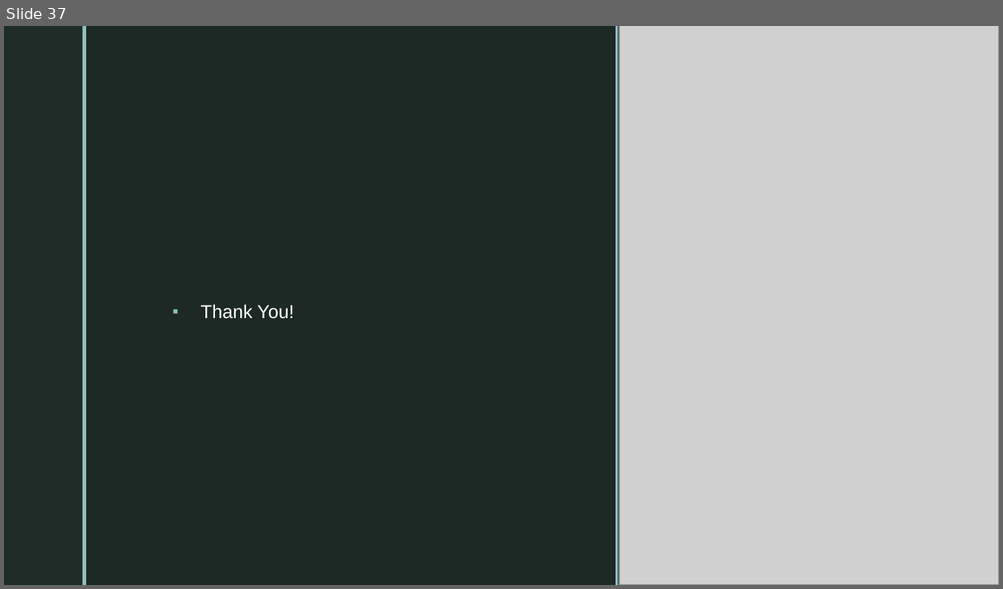
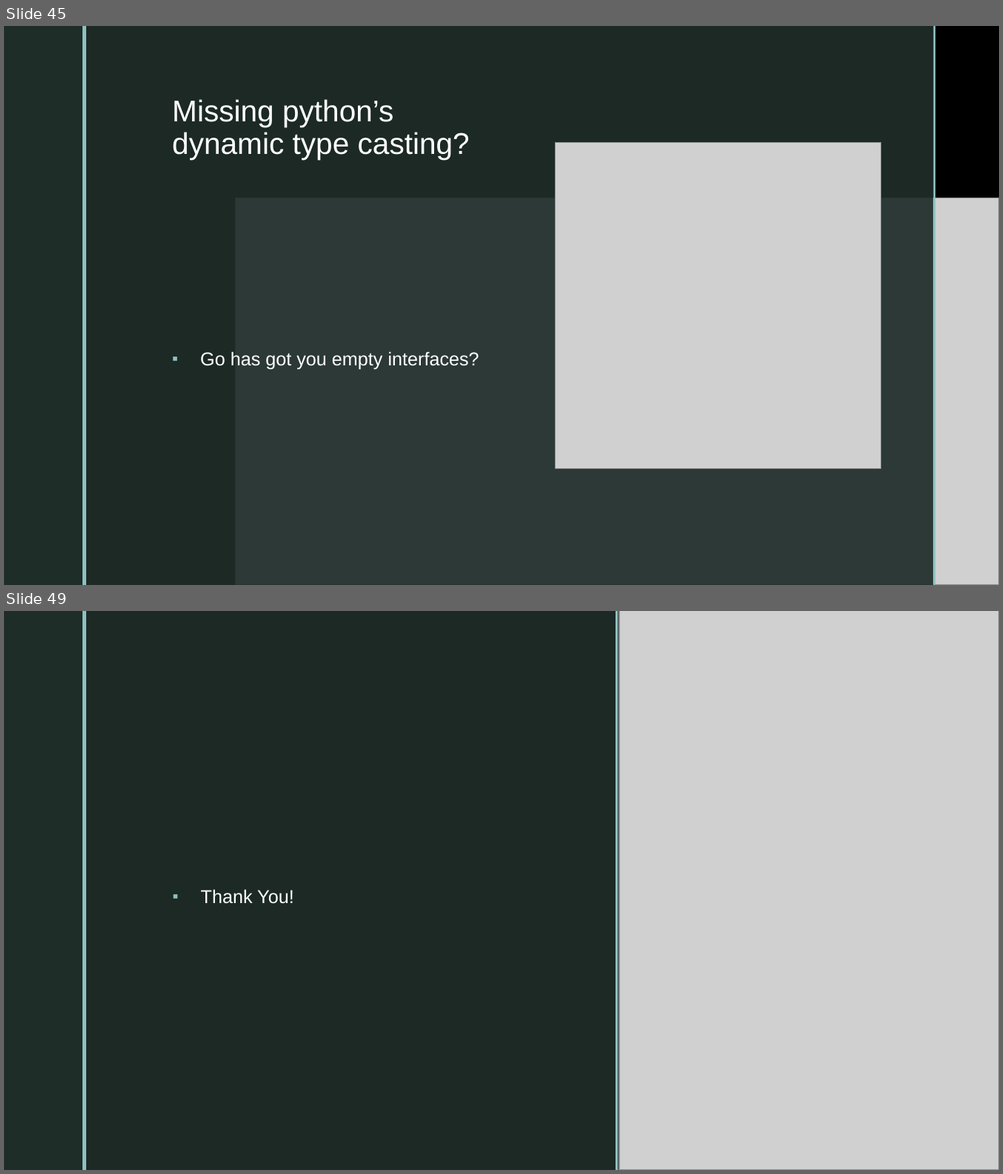
Before and after one commit to purvendra-k/goGaga, a slide deck: GoLangDataStructures.pptx. Shown one above the other, each under a label of ours: slide 37 before the commit, slides 45 and 49 after it; the slides between them are not shown. The pictures are 1003x589 and 1003x1174 pixels, drawn with LibreOffice and Linux fonts; fonts in the diff are those of the drawing; grey boxes stand for pictures; background and template pictures are left out. Boxes give left, top, right and bottom in pixels: in the first picture for what was removed or moved away, otherwise in the second. Text is boxed around its words. In the diff, an @@ line names an element or a change of style, - is before the commit and + after.

```diff
--- a/GoLangDataStructures.pptx
+++ b/GoLangDataStructures.pptx
@@ slide 45 added at bbox=[4, 26, 999, 585], background picture (left out); not listed: 2 template elements that a slide beside it also shows @@
@@ rectangle added at bbox=[4, 26, 999, 585], fill #000000 @@
@@ rectangle added at bbox=[4, 26, 82, 585], fill #1F2D29 @@
@@ rectangle added at bbox=[82, 26, 86, 585], fill #8EC0C1 @@
@@ rectangle added at bbox=[86, 26, 933, 585], fill #1F2D29 at 92% opacity @@
@@ rectangle added at bbox=[933, 26, 935, 585], fill #8EC0C1 @@
@@ title added at bbox=[172, 99, 469, 159], 29 pt, text #FFFFFF @@
+Missing python’s dynamic type casting?
@@ picture added at bbox=[555, 143, 881, 469] @@
@@ picture added at bbox=[236, 198, 999, 585] @@
@@ text added at bbox=[200, 352, 479, 370], 18 pt, text #FFFFFF @@
+▪ Go has got you empty interfaces?
@@ what was slide 37 is now slide 49 @@
```
Also in this commit, not shown: 1 slide changed, 11 other slides added, 6 other files.
